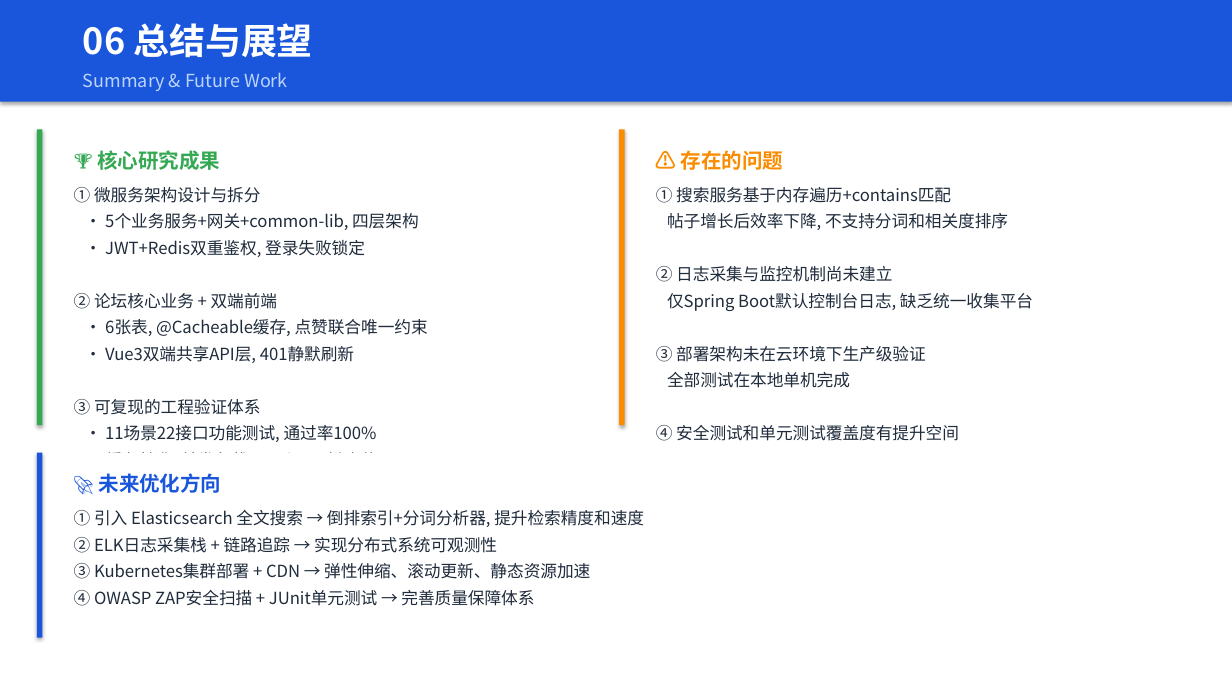
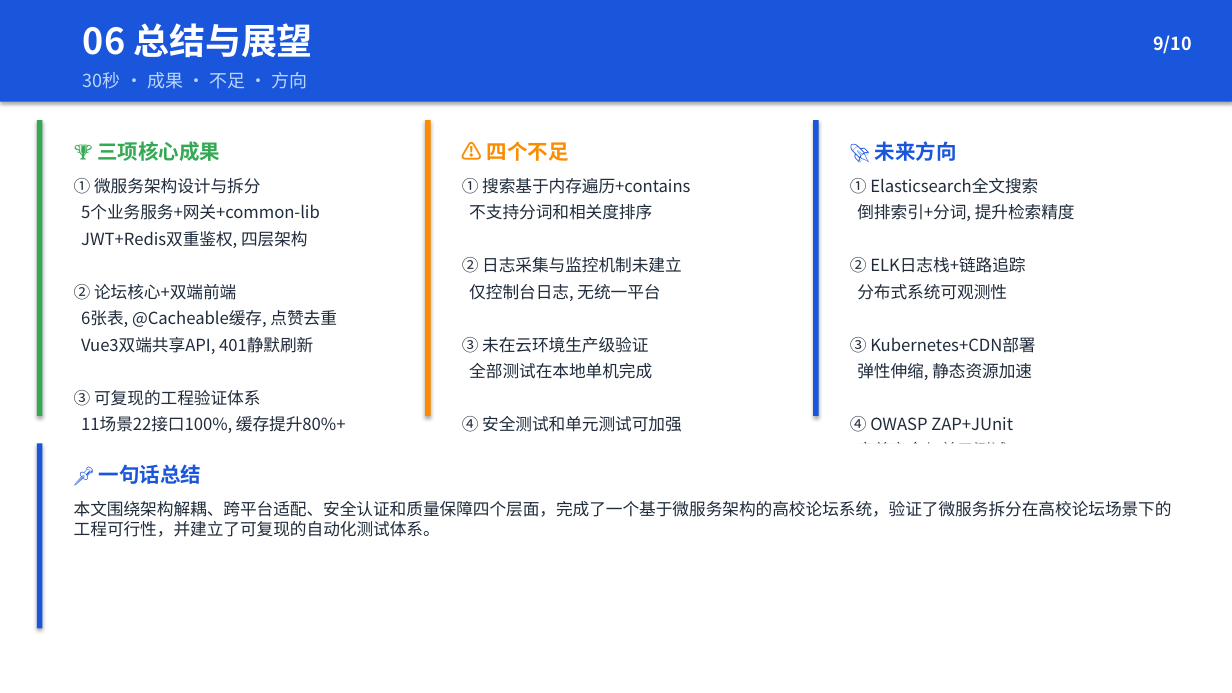
Before and after one commit to Wkjlovec/graduation_project_zhuang, a slide deck: slide 9 of docs/毕业答辩PPT.pptx (slide 15 before the commit). Drawn at 1232x693 pixels with LibreOffice and Linux fonts; fonts in the diff are those of the drawing. Boxes give left, top, right and bottom in pixels: in the first picture for what was removed or moved away, otherwise in the second. Text is boxed around its words. In the diff, an @@ line names an element or a change of style, - is before the commit and + after.

```diff
--- a/docs/毕业答辩PPT.pptx
+++ b/docs/毕业答辩PPT.pptx
@@ text added at (1153,35,1192,54), 14 pt, text #FFFFFF, bold @@
+9/10
@@ text at (83,72,307,89): text changed @@
-Summary & Future Work
+30秒 · 成果 · 不足 · 方向
@@ rounded rectangle: place and size @@
-rounded rectangle at (37,129,43,425)
+rounded rectangle at (37,120,43,416)
@@ rounded rectangle: place and size @@
-rounded rectangle at (37,129,592,425)
+rounded rectangle at (37,120,407,416)
@@ text at (97,141,220,161): text changed @@
-🏆 核心研究成果
+🏆 三项核心成果
@@ rounded rectangle: place and size @@
-rounded rectangle at (619,129,625,425)
+rounded rectangle at (425,120,431,416)
@@ rounded rectangle: place and size @@
-rounded rectangle at (619,129,1174,425)
+rounded rectangle at (425,120,795,416)
@@ text added at (487,141,569,161), 16 pt, text #FB8C00, bold @@
+⚠️ 四个不足
@@ rounded rectangle added at (813,120,1202,416), fill #FFFFFF @@
@@ rounded rectangle added at (813,120,819,416), fill #1A56DB @@
@@ text at (875,141,957,161): text changed @@
-🚀 未来优化方向
+🚀 未来方向
@@ text "① 微服务架构设计与拆分": place and size @@
-text "① 微服务架构设计与拆分" at (74,187,428,453)
+text "① 微服务架构设计与拆分" at (74,178,346,433)
@@ text "① 搜索基于内存遍历+contains": place and size @@
-text "① 搜索基于内存遍历+contains" at (656,187,1033,441)
+text "① 搜索基于内存遍历+contains" at (462,178,690,432)
@@ text at (462,178,690,353): text changed @@
-① 搜索服务基于内存遍历+contains匹配
-帖子增长后效率下降, 不支持分词和相关度排序
-② 日志采集与监控机制尚未建立
-仅Spring Boot默认控制台日志, 缺乏统一收集平台
-③ 部署架构未在云环境下生产级验证
+① 搜索基于内存遍历+contains
+不支持分词和相关度排序
+② 日志采集与监控机制未建立
+仅控制台日志, 无统一平台
+③ 未在云环境生产级验证
@@ text removed at (681,150,783,170) @@
-⚠️ 存在的问题
@@ text at (850,178,1075,444): text changed @@
-① 引入 Elasticsearch 全文搜索 → 倒排索引+分词分析器, 提升检索精度和速度
-② ELK日志采集栈 + 链路追踪 → 实现分布式系统可观测性
-③ Kubernetes集群部署 + CDN → 弹性伸缩、滚动更新、静态资源加速
-④ OWASP ZAP安全扫描 + JUnit单元测试 → 完善质量保障体系
+① Elasticsearch全文搜索
+倒排索引+分词, 提升检索精度
+② ELK日志栈+链路追踪
+分布式系统可观测性
+③ Kubernetes+CDN部署
+弹性伸缩, 静态资源加速
+④ OWASP ZAP+JUnit
+完善安全与单元测试
@@ text at (74,204,337,354): text changed @@
-· 5个业务服务+网关+common-lib, 四层架构
-· JWT+Redis双重鉴权, 登录失败锁定
-② 论坛核心业务 + 双端前端
-· 6张表, @Cacheable缓存, 点赞联合唯一约束
-· Vue3双端共享API层, 401静默刷新
+5个业务服务+网关+common-lib
+JWT+Redis双重鉴权, 四层架构
+② 论坛核心+双端前端
+6张表, @Cacheable缓存, 点赞去重
+Vue3双端共享API, 401静默刷新
@@ text at (81,416,346,433): text changed @@
-· 11场景22接口功能测试, 通过率100%
-· 缓存基准+并发负载+Docker一键启停
+11场景22接口100%, 缓存提升80%+
@@ text at (462,416,682,432): text changed @@
-④ 安全测试和单元测试覆盖度有提升空间
+④ 安全测试和单元测试可加强
@@ rounded rectangle: place and size @@
-rounded rectangle at (37,453,43,638)
+rounded rectangle at (37,444,43,628)
@@ rounded rectangle: place and size @@
-rounded rectangle at (37,453,1174,638)
+rounded rectangle at (37,444,1202,628)
@@ text added at (99,464,201,484), 16 pt, text #1A56DB, bold @@
+📌 一句话总结
@@ text added at (74,501,1172,537), 13 pt, text #202C3C @@
+本文围绕架构解耦、跨平台适配、安全认证和质量保障四个层面，完成了一个基于微服务架构的高校论坛系统，验证了微服务拆分在高校论坛场景下的工程可行性，并建立了可复现的自动化测试体系。
```
Also in this commit, not shown: 4 other slides changed, 4 slides added, 10 slides removed, 1 other file.
